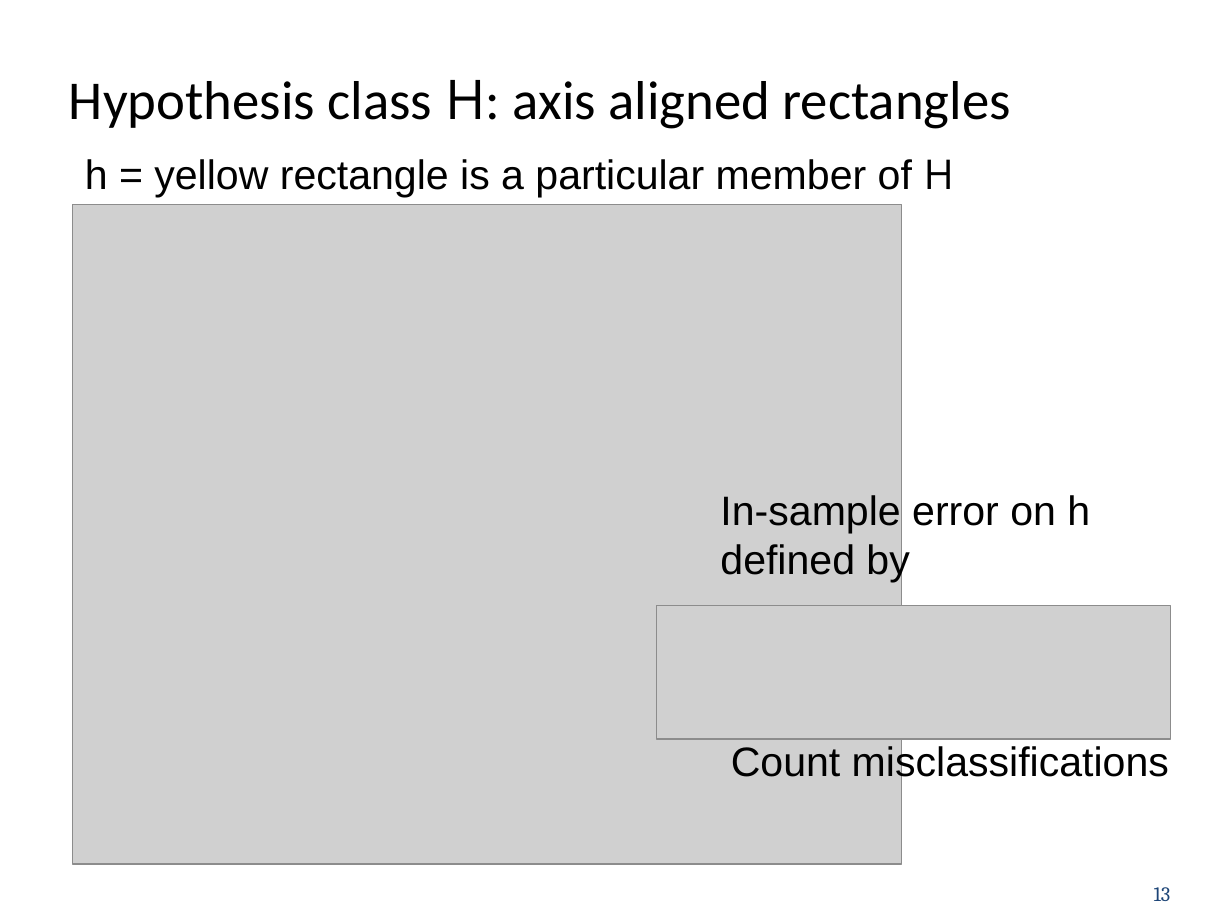
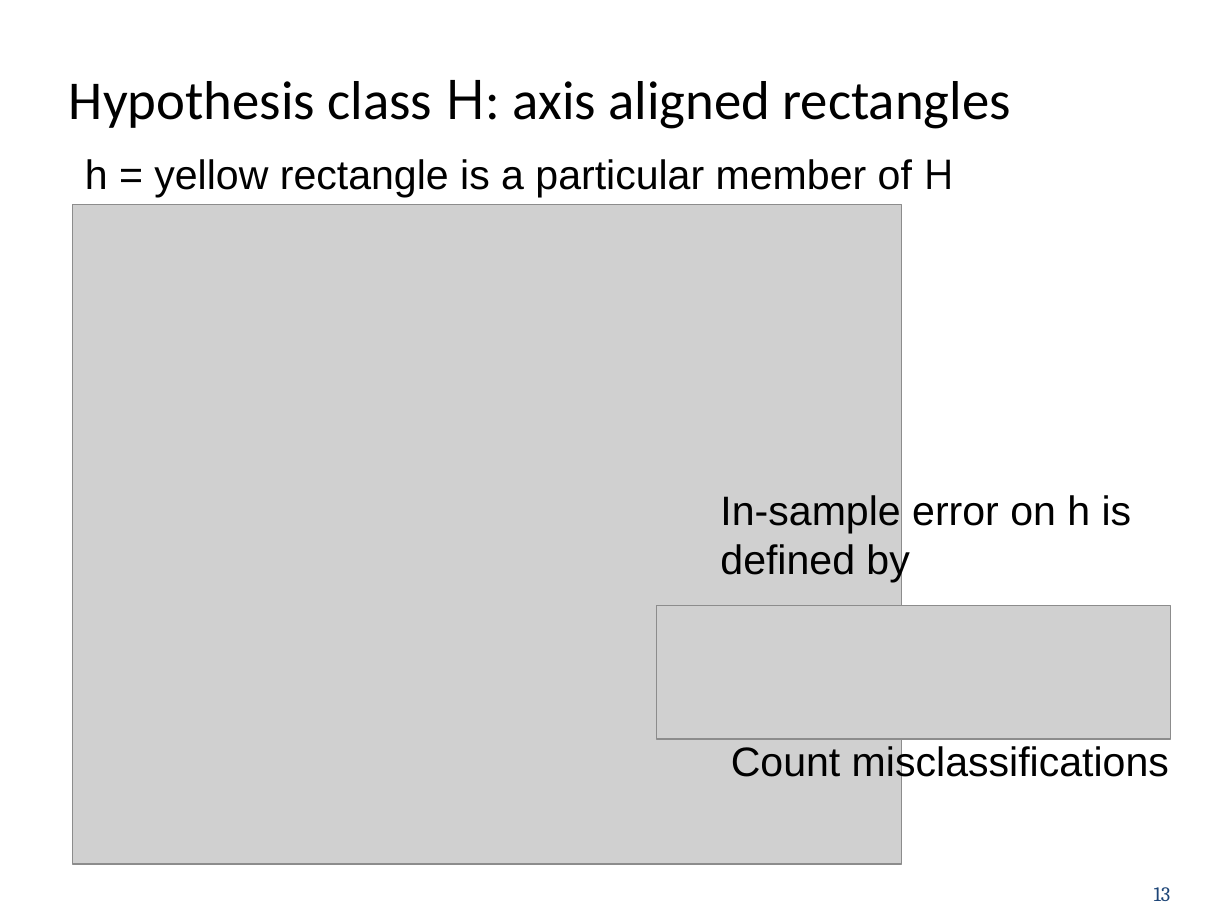
Before and after one commit to zhy9036/cs_2016_fall, a slide deck: slide 13 of 534_ANN/fundamentals of machine leaning 1.pptx. Drawn at 1232x924 pixels with LibreOffice and Linux fonts; fonts in the diff are those of the drawing; grey boxes stand for pictures. Boxes give left, top, right and bottom in pixels: in the first picture for what was removed or moved away, otherwise in the second. Text is boxed around its words. In the diff, an @@ line names an element or a change of style, - is before the commit and + after.

```diff
--- a/534_ANN/fundamentals of machine leaning 1.pptx
+++ b/534_ANN/fundamentals of machine leaning 1.pptx
@@ text at [720,495,1132,582]: text changed @@
-In-sample error on h defined by
+In-sample error on h is defined by
```
Also in this commit, not shown: 6 other slides changed, 4 slides added.
